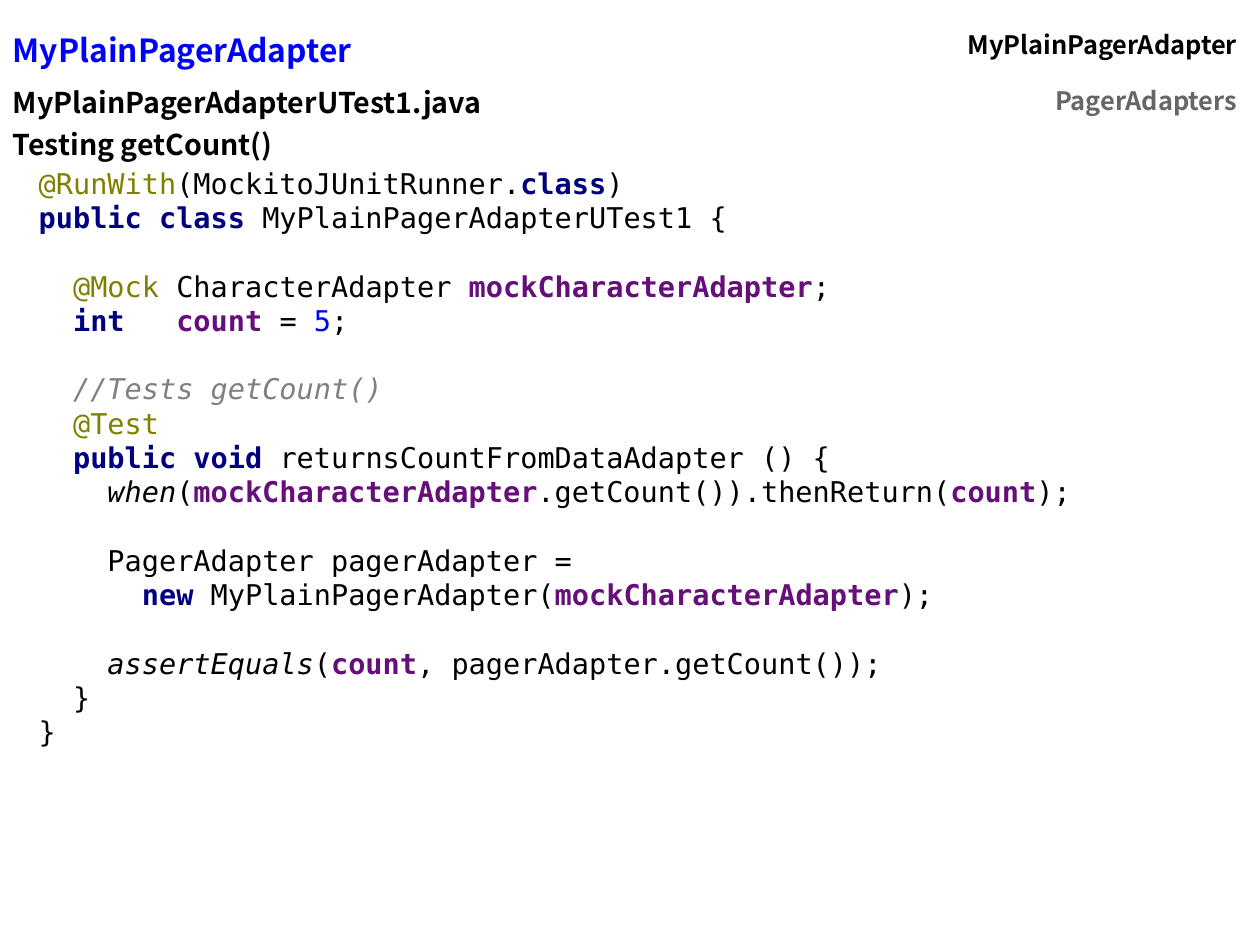
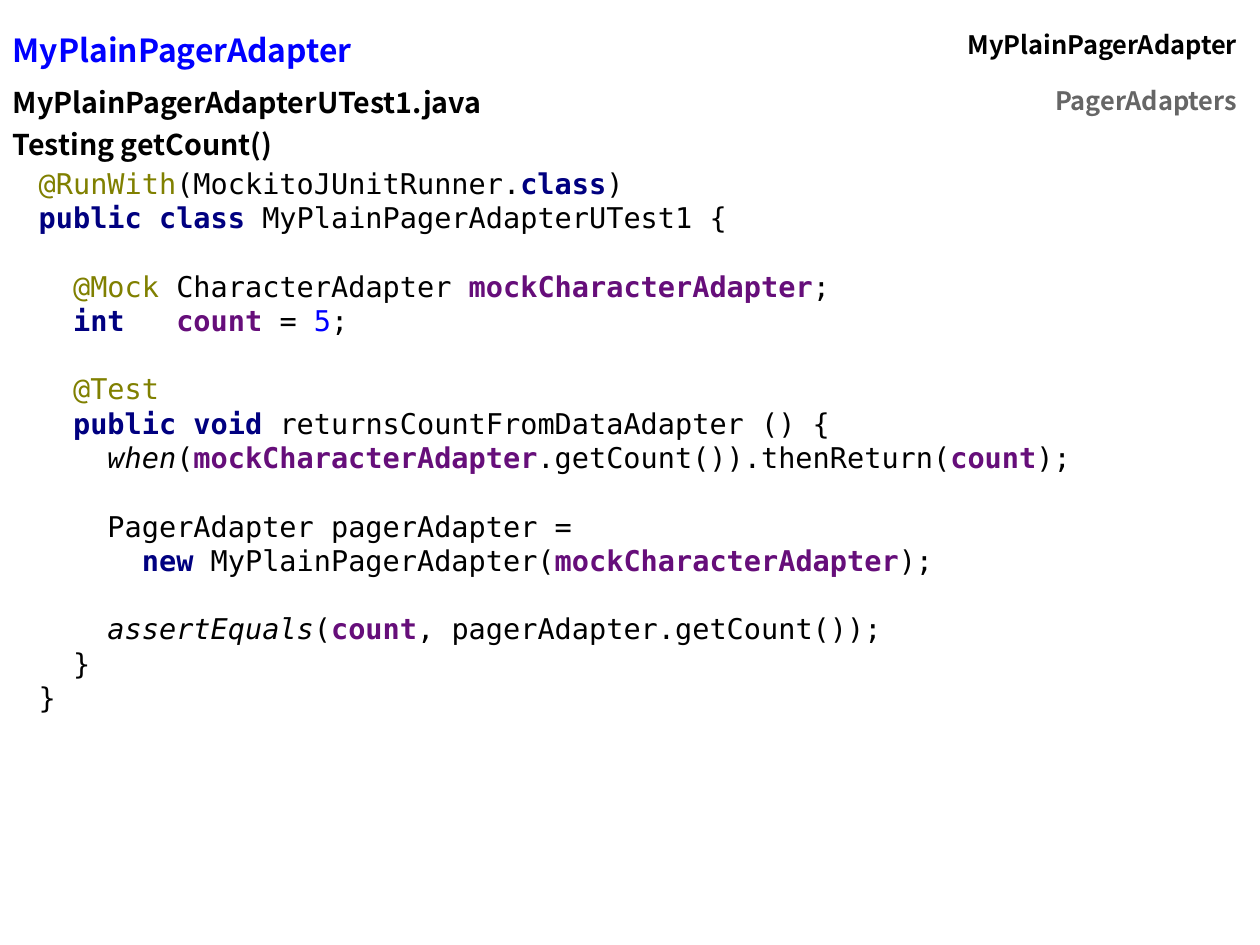
Before and after one commit to flocela/PagerAdaptersHandouts, a slide deck: slide 18 of PagerAdapterPresentation.odp (slide 17 before the commit). Drawn at 1260x945 pixels with LibreOffice and Linux fonts; fonts in the diff are those of the drawing. Boxes give left, top, right and bottom in pixels: in the first picture for what was removed or moved away, otherwise in the second. Text is boxed around its words. In the diff, an @@ line names an element or a change of style, - is before the commit and + after.

```diff
--- a/PagerAdapterPresentation.odp
+++ b/PagerAdapterPresentation.odp
@@ text at (39, 172, 1070, 543): text changed @@
-@RunWith(MockitoJUnitRunner.class)
-public class MyPlainPagerAdapterUTest1 {
-@Mock CharacterAdapter mockCharacterAdapter;
-int count = 5;
-//Tests getCount()
-@Test
-public void returnsCountFromDataAdapter () {
-when(mockCharacterAdapter.getCount()).thenReturn(count);
-PagerAdapter pagerAdapter =
+@RunWith(MockitoJUnitRunner.class)
+public class MyPlainPagerAdapterUTest1 {
+@Mock CharacterAdapter mockCharacterAdapter;
+int count = 5;
+@Test
+public void returnsCountFromDataAdapter () {
+when(mockCharacterAdapter.getCount()).thenReturn(count);
+PagerAdapter pagerAdapter =
```
Also in this commit, not shown: 10 other slides changed, 6 slides added, 8 slides removed, 3 other files.
